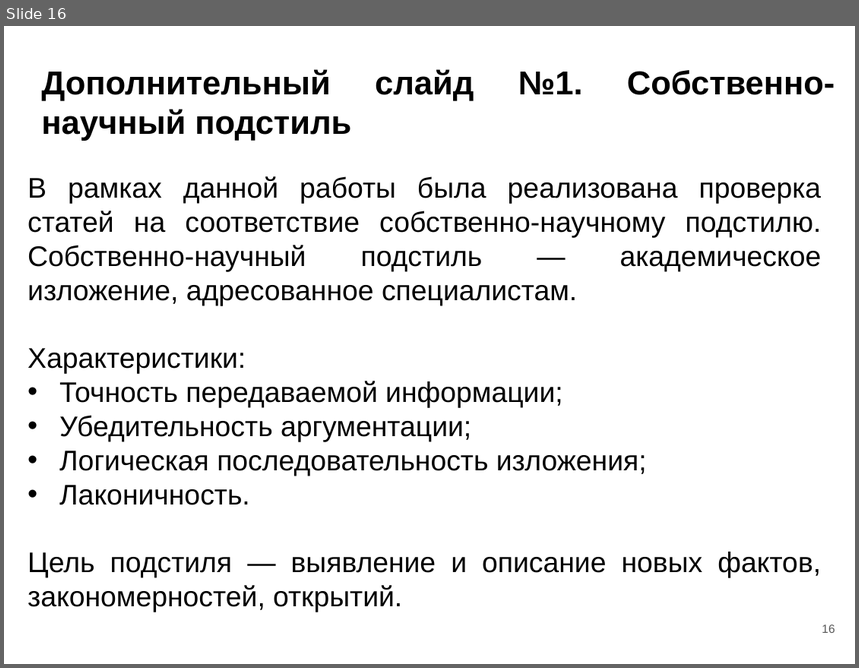
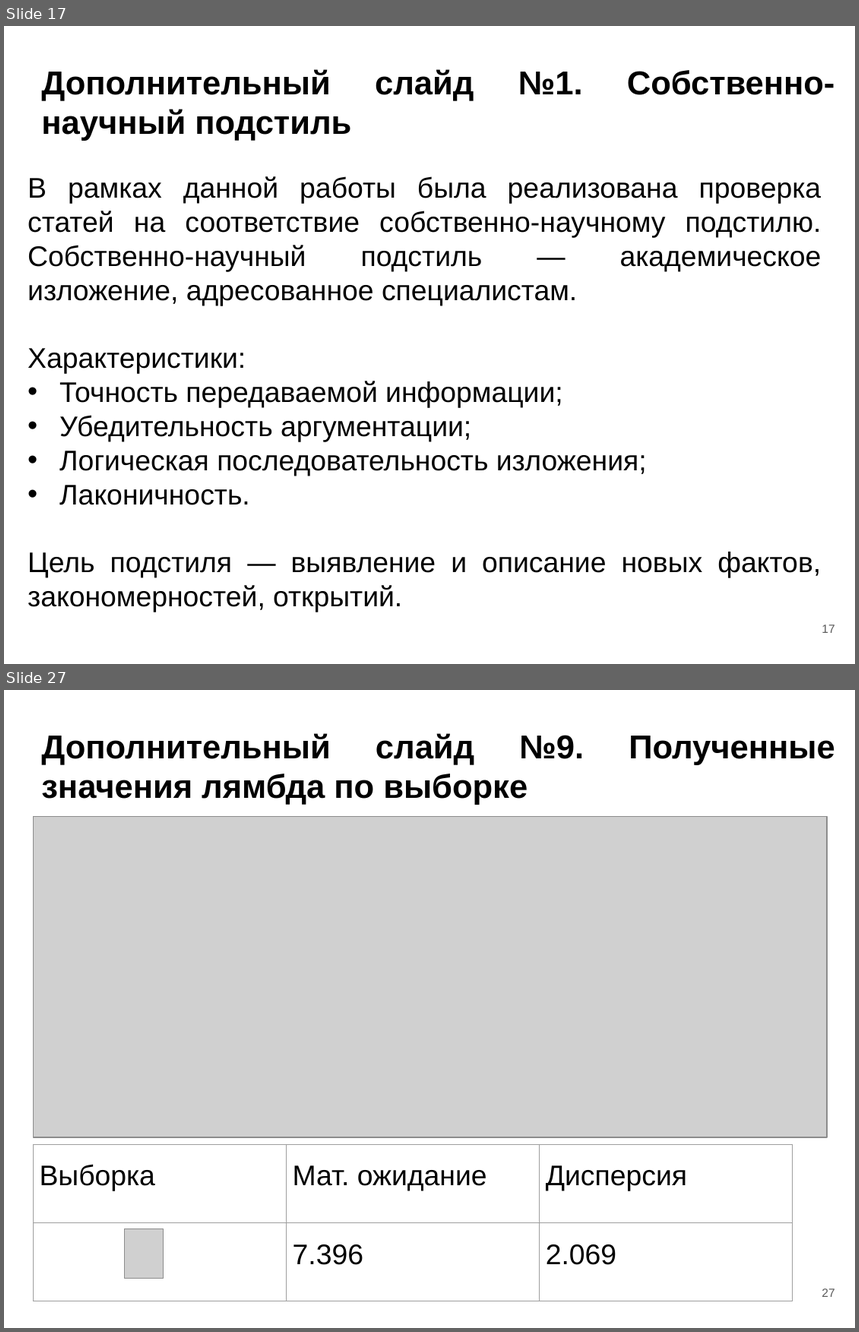
Before and after one commit to OSLL/sw-auto, a slide deck: paper_work/masters thesis/msc_slides.pptx. Shown one above the other, each under a label of ours: slide 16 before the commit, slides 17 and 27 after it; the slides between them are not shown. The pictures are 859x668 and 859x1332 pixels, drawn with LibreOffice and Linux fonts; fonts in the diff are those of the drawing; grey boxes stand for pictures. Boxes give left, top, right and bottom in pixels: in the first picture for what was removed or moved away, otherwise in the second. Text is boxed around its words. In the diff, an @@ line names an element or a change of style, - is before the commit and + after.

```diff
--- a/paper_work/masters thesis/msc_slides.pptx
+++ b/paper_work/masters thesis/msc_slides.pptx
@@ slide 27 added at (4,690,855,1328), background #FFFFFF @@
@@ title added at (41,733,584,805), 28 pt, text #000000, bold @@
+Дополнительный слайд №9. Полученные значения лямбда по выборке
@@ picture added at (33,817,827,1138) @@
@@ table added at (33,1144,792,1301), 2 rows, 3 columns @@
+Выборка | Мат. ожидание | Дисперсия
+ | 7.396 | 2.069
@@ picture added at (125,1230,164,1279) @@
@@ page number added at (822,1289,835,1297), 10 pt, text #595959 @@
+27
@@ what was slide 16 is now slide 17 @@
@@ page number at (822,625,835,633): text changed @@
-16
+17
```
Also in this commit, not shown: 4 slides changed, 10 other slides added, 3 other files.
